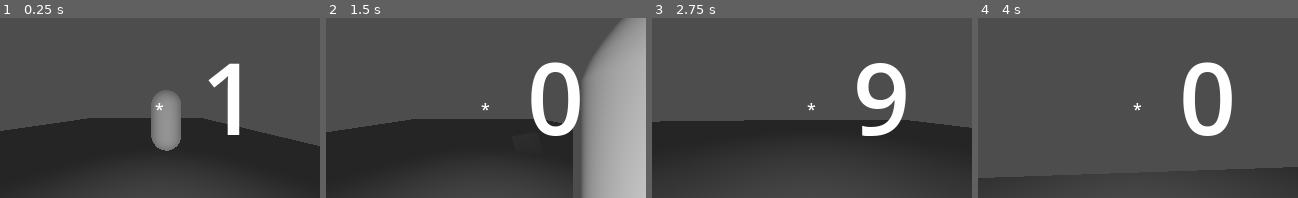
Above: before the commit, frames 1-4 (left to right).
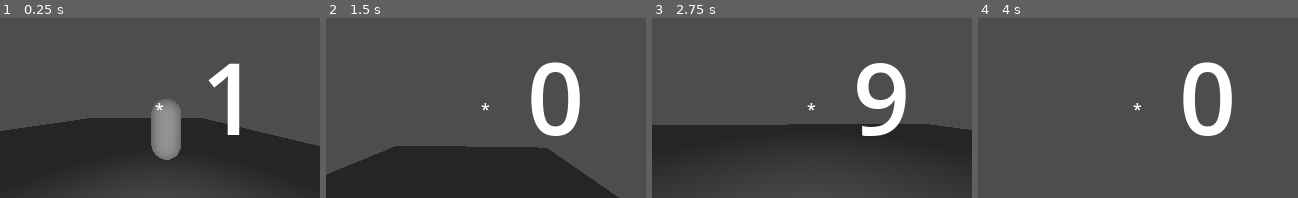
Above: after the commit, the same moments.

Repository: influenza-dotcom/3D-RPG
Game: Godot game, scene res://game.tscn
Same seed, same stepped clock (60 frames per second), same inputs: the game is played once before the commit and once after it.
Inputs (mouse positions are in pixels of both pictures, inside the frame that each line leads up to):
- Up to frame 1 (0.25 s): no input
- Up to frame 2 (1.5 s): move the mouse to (502, 108) at 0.52 s; press the mouse at (502, 108) at 0.53 s; hold W (forward) from 0.53 s (still down); tap Space (jump) at 0.77 s; move the mouse to (470, 108) at 1.27 s; release the mouse at (470, 108) at 1.28 s; click (470, 108) at 1.35 s
- Up to frame 3 (2.75 s): keep holding W (forward); tap Space (jump) at 1.52 s; move the mouse to (818, 104) at 2.02 s; hold 1 (Weapon Slot 1) from 2.03 s (still down); click (818, 104) at 2.3 s
- Up to frame 4 (4 s): keep holding W (forward); move the mouse to (1134, 111) at 2.77 s; release 1 (Weapon Slot 1) at 2.78 s; tap 2 (Weapon Slot 2) at 2.85 s; tap Space (jump) at 3.02, 3.77 s; click (1134, 111) at 3.05 s; move the mouse to (1163, 109) at 3.52 s; press the mouse at (1163, 109) at 3.53 s

The runs differ from the first frame. In frame 1, 1.0% of the frame differs, in the area x 47-57%, y 40-79%; in frame 2, 33%, in the area x 0-100%, y 0-100%; in frame 3, 2.0%; in frame 4, 1.5%.

Commit message:
rocketjumpsandshit

Diff:
--- a/Player.tscn
+++ b/Player.tscn
@@ -10,6 +10,7 @@
 [ext_resource type="Script" uid="uid://c4kxwn8enjkw" path="res://head.gd" id="3_kne1u"]
 [ext_resource type="Script" uid="uid://6rkb0tvvxd15" path="res://projectile_spawner.gd" id="5_cxr5p"]
 [ext_resource type="Script" uid="uid://24ipue4s7tg2" path="res://player_debug.gd" id="8_5ncpa"]
+[ext_resource type="AudioStream" uid="uid://coedfv0r3glg8" path="res://silent_pp7_goldeneye.mp3" id="8_oudfo"]
 [ext_resource type="Script" uid="uid://bqyq4oydrsw3d" path="res://ammo.gd" id="9_wi0c6"]
 [ext_resource type="Script" uid="uid://b5i2m6yd2ddy2" path="res://ui.gd" id="10_hp6x6"]
 
@@ -19,7 +20,8 @@
 default_font_size = 100
 
 [node name="Player" type="CharacterBody3D" unique_id=1004389063 groups=["Player"]]
-collision_mask = 2
+collision_layer = 2
+collision_mask = 3
 script = ExtResource("1_xhfnw")
 
 [node name="SwapWeapons" type="Node3D" parent="." unique_id=72453145]
@@ -42,6 +44,9 @@
 script = ExtResource("2_e80uo")
 muzzle = NodePath("../Head/Muzzle")
 clip = NodePath("../Ammo")
+
+[node name="Attack Audio" type="AudioStreamPlayer3D" parent="Attack" unique_id=1145521213]
+stream = ExtResource("8_oudfo")
 
 [node name="MouseInput" type="Node3D" parent="." unique_id=341331582]
 script = ExtResource("2_kpjcp")
--- a/attack.gd
+++ b/attack.gd
@@ -4,6 +4,8 @@
 
 @export var muzzle: Node3D
 @export var clip: Node3D
+
+@onready var attack_audio: AudioStreamPlayer3D = $"Attack Audio"
 
 var current_weapon: Weapon
 
@@ -29,6 +31,8 @@
 	if !clip.consume_ammo():
 		return
 
+	attack_audio.play()
+
 	var _space_state = get_world_3d().direct_space_state
 	var _center = get_viewport().get_visible_rect().size / 2.0
 	var _from = _camera.project_ray_origin(_center)
--- a/character.gd
+++ b/character.gd
@@ -23,3 +23,14 @@
 func heal(_amount: int):
 	hp = min(hp + _amount, max_hp)
 	damaged.emit(hp, max_hp)
+
+func gravity(delta: float):
+	if !is_on_floor():
+		velocity += get_gravity() * delta
+
+func apply_velocity():
+	move_and_slide()
+
+func _physics_process(delta: float) -> void:
+	gravity(delta)
+	apply_velocity()
--- a/enemy.tscn
+++ b/enemy.tscn
@@ -12,6 +12,7 @@
 
 [node name="Enemy" type="CharacterBody3D" unique_id=1904915421]
 collision_layer = 2
+collision_mask = 3
 script = ExtResource("1_7k104")
 metadata/_custom_type_script = "uid://cuu5lm5g6s8lo"
 
--- a/explosion.gd
+++ b/explosion.gd
@@ -3,8 +3,13 @@
 @export var projectile: Projectile
 const EXPLOSION_AREA = preload("uid://co1ehjy0gbhu3")
 
+@export var max_explosion_force: float = 20.0
+@export var explosion_radius: float = 4.0
 
 func _on_rock_projectile_queued_for_deletion(_last_pos: Vector3) -> void:
 	var explosion = EXPLOSION_AREA.instantiate()
+	explosion.max_explosion_force = max_explosion_force
+	explosion.explosion_radius = explosion_radius
+	get_tree().root.add_child(explosion)
+
 	explosion.position = _last_pos
-	get_tree().root.add_child(explosion)
--- a/explosion_area.gd
+++ b/explosion_area.gd
@@ -1,2 +1,29 @@
 class_name Explosion
 extends Area3D
+
+@export var max_explosion_force: float = 20.0
+@export var explosion_radius: float = 4.0
+
+func _on_body_entered(body: Node3D) -> void:
+	print(body)
+	if body is Character:
+		var distance_to_blast = body.global_position.distance_to(global_position)
+
+		if distance_to_blast > explosion_radius:
+			return
+
+		var force_multiplier = 1.0 - (distance_to_blast / explosion_radius)
+
+		var applied_force = max_explosion_force * force_multiplier
+
+		var push_direction = global_position.direction_to(body.global_position)
+
+		push_direction.y = max(push_direction.y, 0.4)
+
+		body.velocity += push_direction.normalized() * applied_force
+	else:
+		return
+
+
+func _on_timer_timeout() -> void:
+	queue_free()
--- a/explosion_area.tscn
+++ b/explosion_area.tscn
@@ -3,9 +3,19 @@
 [ext_resource type="Script" uid="uid://c8xxxpw6ec7s" path="res://explosion_area.gd" id="1_d6w2l"]
 
 [sub_resource type="SphereShape3D" id="SphereShape3D_vi53k"]
+radius = 8.682
 
 [node name="ExplosionArea" type="Area3D" unique_id=1248485530]
+collision_mask = 2
 script = ExtResource("1_d6w2l")
 
 [node name="CollisionShape3D" type="CollisionShape3D" parent="." unique_id=712975255]
 shape = SubResource("SphereShape3D_vi53k")
+
+[node name="Timer" type="Timer" parent="." unique_id=2100687328]
+wait_time = 0.1
+one_shot = true
+autostart = true
+
+[connection signal="body_entered" from="." to="." method="_on_body_entered"]
+[connection signal="timeout" from="Timer" to="." method="_on_timer_timeout"]
--- a/player.gd
+++ b/player.gd
@@ -19,7 +19,6 @@
 	else:
 		velocity.x = move_toward(velocity.x, 0.0, SPEED)
 		velocity.z = move_toward(velocity.z, 0.0, SPEED)
-
 	move_and_slide()
 
 func _on_mouse_input_rotate(_amt: Vector2) -> void:
--- a/projectile_spawner.gd
+++ b/projectile_spawner.gd
@@ -27,5 +27,9 @@
 	_bullet.life_time = current_weapon.projectile_life_time
 	_bullet.speed = current_weapon.projectile_speed
 	_bullet.visual_only = _visual_only
+	if _bullet.has_node("Explosion"):
+		_bullet.get_node("Explosion").max_explosion_force = current_weapon.max_explosion_force
+		_bullet.get_node("Explosion").explosion_radius = current_weapon.explosion_radius
+
 	get_tree().root.add_child(_bullet)
 	_bullet.global_position = _from
--- a/weapon.gd
+++ b/weapon.gd
@@ -11,3 +11,6 @@
 
 @export var bullet_gravity_scale: float = 0.1
 @export var launch_angle: float = 0.0
+
+@export var max_explosion_force: float = 20.0
+@export var explosion_radius: float = 4.0
Not shown, added: silent_pp7_goldeneye.mp3.import
Not shown, added: silent_pp7_goldeneye.mp3
